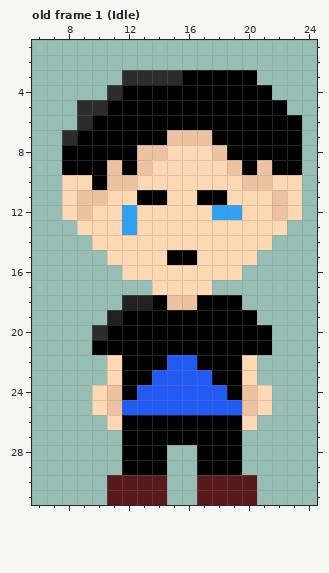
One commit to this pixel-art file: assets/sprites/animations/chars/player.aseprite. The first picture shows the starting point.
32x32 pixels, 12 frames. Shown: old frame 1 (Idle): x 6..24, y 1..31. The commit also changed other frames, which this record leaves out.
After:
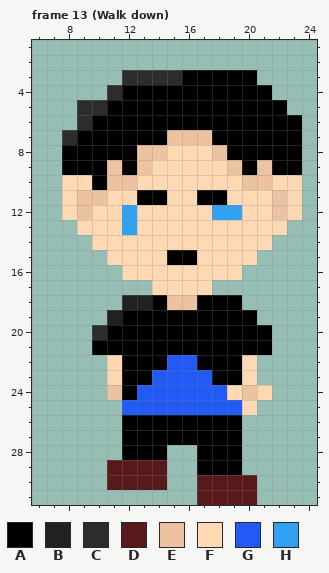
Palette (. is transparent): A #000000  B #212121  C #2c2c2c  D #58191a  E #edc2a1  F #ffd9b4  G #225af6  H #31a2f2
A new or re-ordered frame is compared with the old frame closest to it.
Edits made:
frames 12 -> 44
Frame 13 (Walk down) is new; against old frame 1 (Idle), layer "player body":
Colour D is added in row 29 at x 11.
Colour D replaces colour A in row 29 at x 12 to 14.
Colour F replaces colour A in row 24 at x 19.
Colour F replaces colour E in row 25 at x 20.
The author cleared colour D in row 31 at x 11 to 14.
The author cleared colour E in row 25 at x 11.
The author cleared colour F in row 24 at x 10; in row 25 at x 10 and 21; in row 26 at x 11 and 20.
Boxes around the changes in both pictures, in picture pixels (x1, y1, x2, y2):
changed: (92, 385, 167, 505)
changed: (227, 385, 272, 430)
